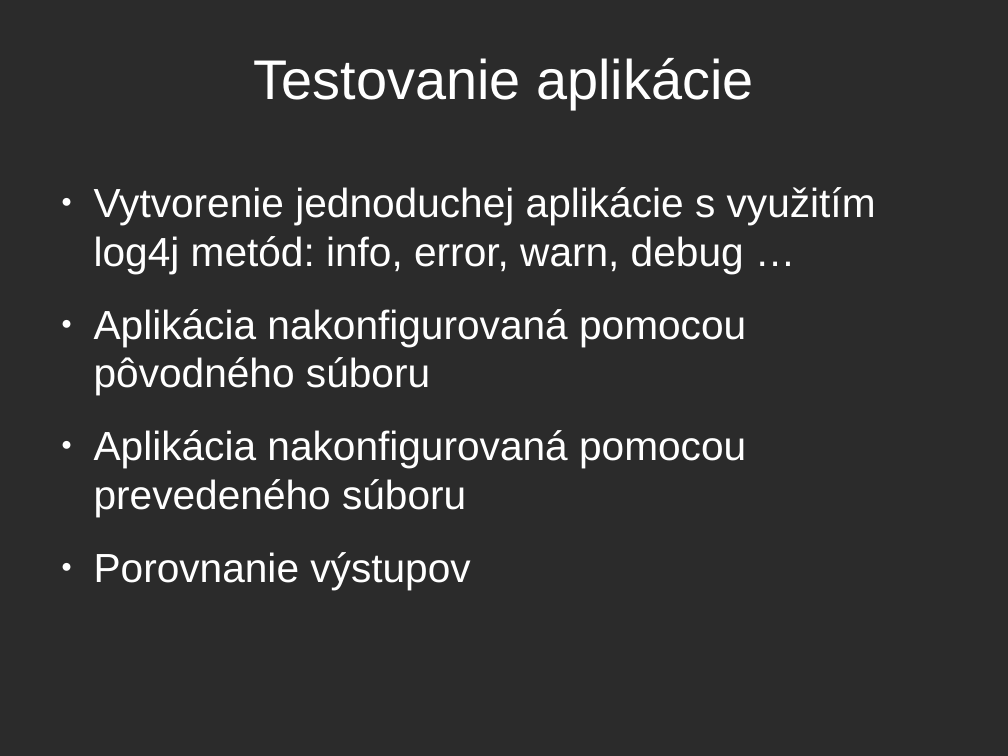
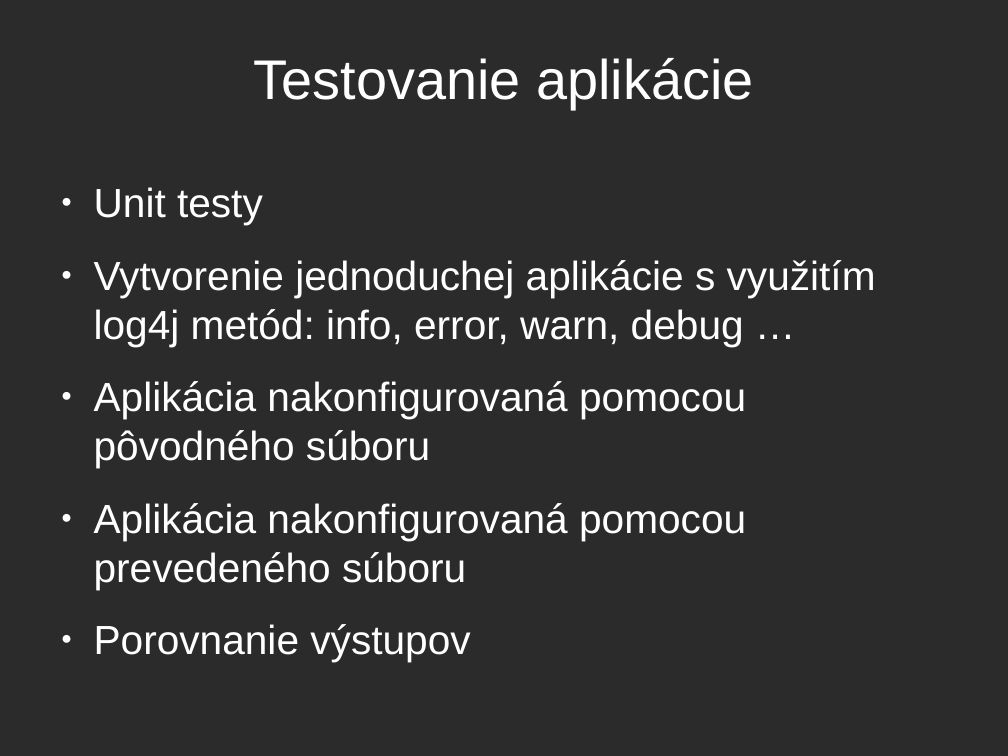
Before and after one commit to balent/Log4j-Convert-Configuration, a slide deck: slide 8 of prezentacia/log4j.odp (slide 10 before the commit). Drawn at 1008x756 pixels with LibreOffice and Linux fonts; fonts in the diff are those of the drawing; background and template pictures are left out; a plain dark background stands for a picture behind light text. Boxes give left, top, right and bottom in pixels: in the first picture for what was removed or moved away, otherwise in the second. Text is boxed around its words. In the diff, an @@ line names an element or a change of style, - is before the commit and + after.

```diff
--- a/prezentacia/log4j.odp
+++ b/prezentacia/log4j.odp
@@ text at [94, 187, 263, 225]: paragraph added @@
+● Unit testy
```
Also in this commit, not shown: 3 other slides changed, 4 slides added.
